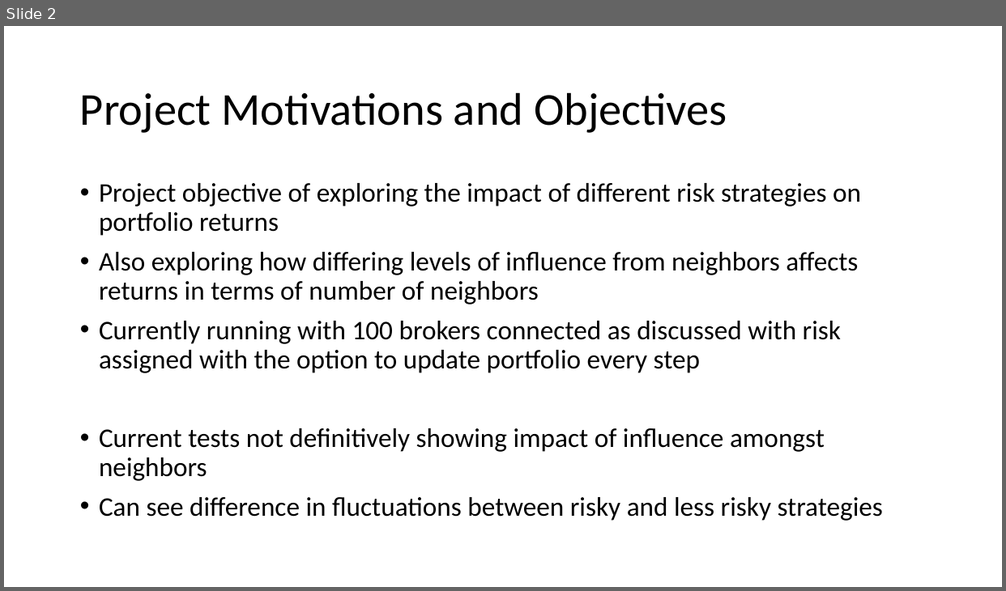
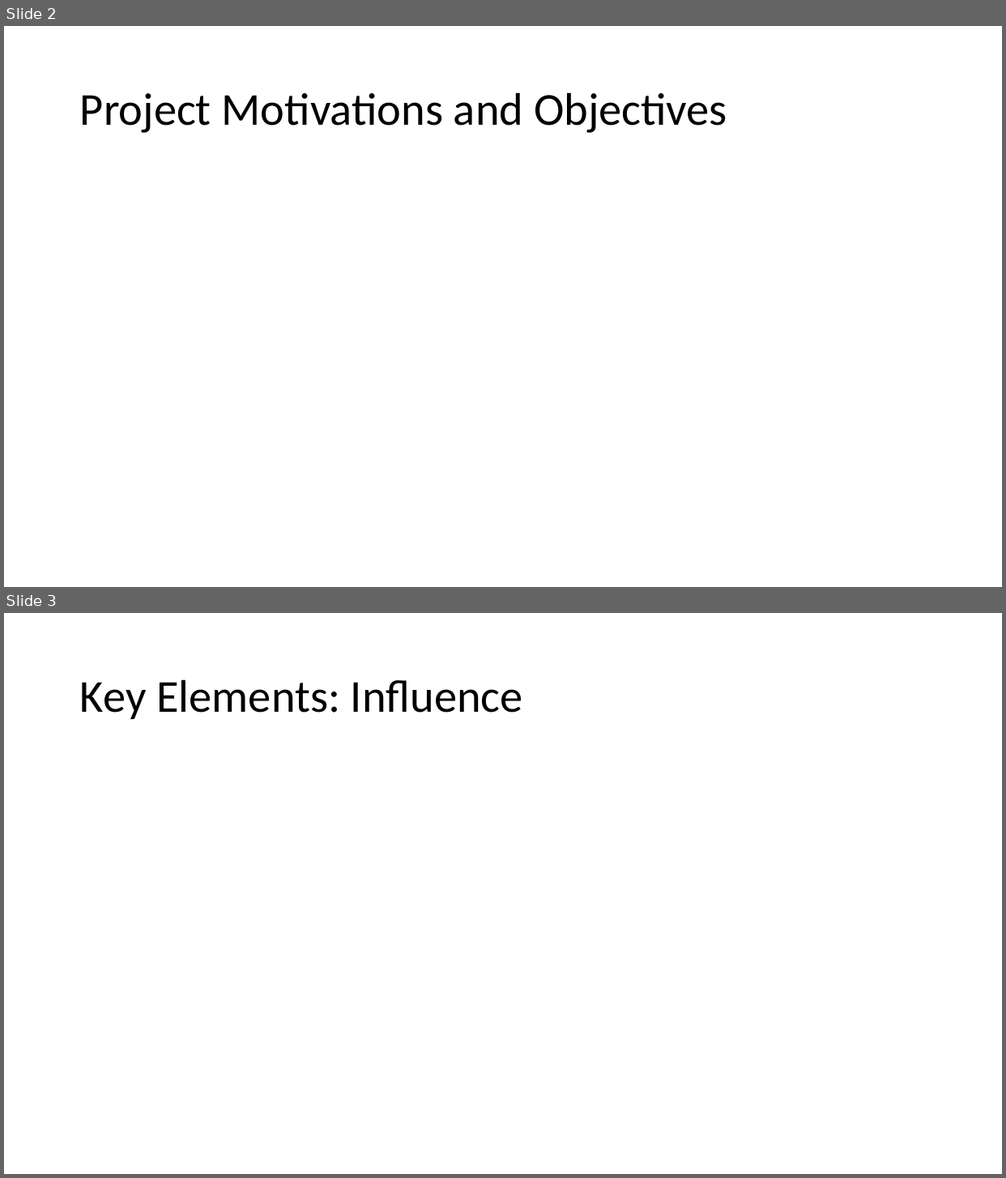
Before and after one commit to rjudy1/ComplexSystemsProject, a slide deck: Project Status Report Final/finalpresentation.pptx. Shown one above the other, each under a label of ours: slide 2 before the commit, slides 2 and 3 after it. The pictures are 1006x591 and 1006x1178 pixels, drawn with LibreOffice and Linux fonts; fonts in the diff are those of the drawing; background and template pictures are left out. Boxes give left, top, right and bottom in pixels: in the first picture for what was removed or moved away, otherwise in the second. Text is boxed around its words. In the diff, an @@ line names an element or a change of style, - is before the commit and + after.

```diff
--- a/Project Status Report Final/finalpresentation.pptx
+++ b/Project Status Report Final/finalpresentation.pptx
@@ slide 3 added at (4, 613, 1002, 1174), background picture (left out) @@
@@ title added at (80, 679, 523, 719), 44 pt, text #000000 @@
+Key Elements: Influence
@@ slide 2 changed as well @@
@@ text removed at (99, 183, 883, 521) @@
-• Project objective of exploring the impact of different risk strategies on portfolio returns
-• Also exploring how differing levels of influence from neighbors affects returns in terms of number of neighbors
-• Currently running with 100 brokers connected as discussed with risk assigned with the option to update portfolio every step
-• Current tests not definitively showing impact of influence amongst neighbors
-• Can see difference in fluctuations between risky and less risky strategies
```
Also in this commit, not shown: 1 other slide changed, 7 other slides added, 4 slides removed, 1 other file.
